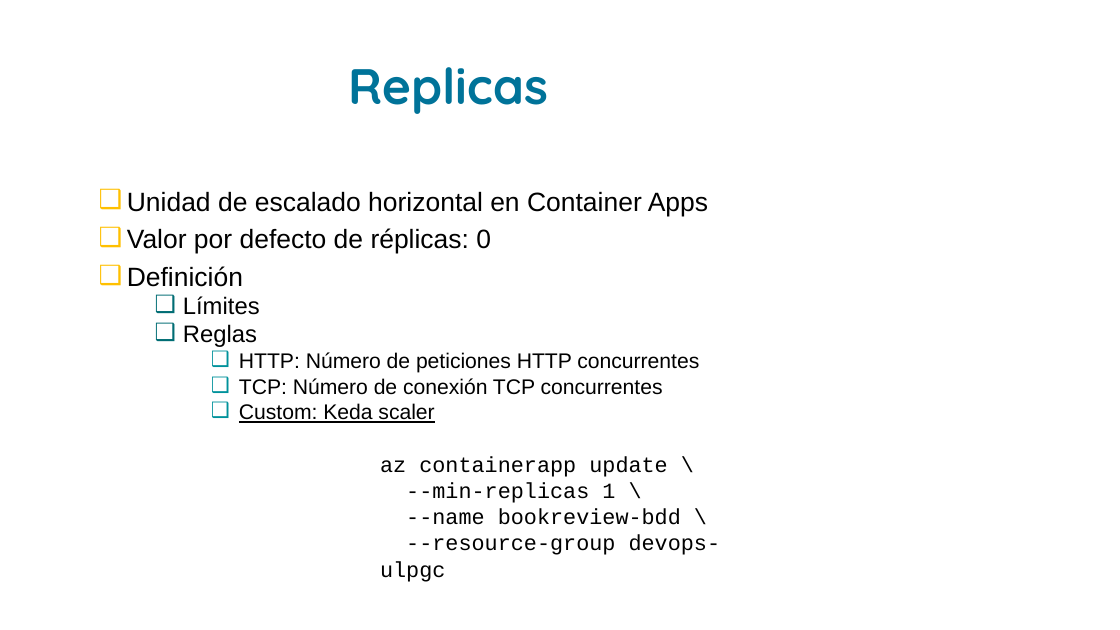
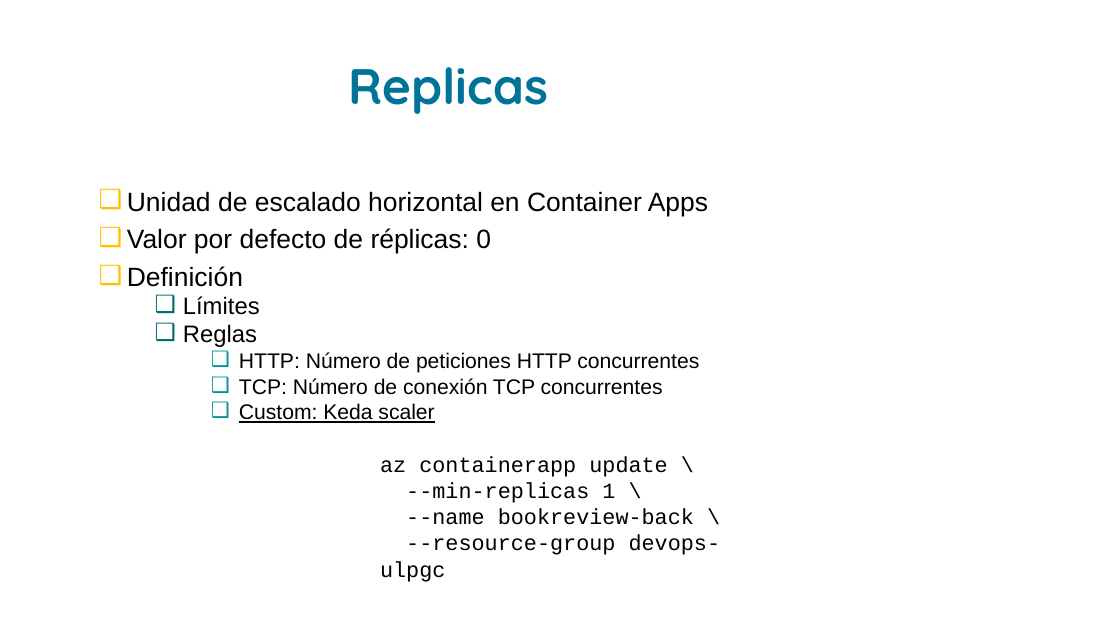
Before and after one commit to grupoinetel/curso-devops-ulpgc, a slide deck: slide 42 of ppt/container_apps-devops-ulpgc.pptx (slide 40 before the commit). Drawn at 1120x630 pixels with LibreOffice and Linux fonts; fonts in the diff are those of the drawing; background and template pictures are left out. Boxes give left, top, right and bottom in pixels: in the first picture for what was removed or moved away, otherwise in the second. Text is boxed around its words. In the diff, an @@ line names an element or a change of style, - is before the commit and + after.

```diff
--- a/ppt/container_apps-devops-ulpgc.pptx
+++ b/ppt/container_apps-devops-ulpgc.pptx
@@ text at (x1=406, y1=509, x2=694, y2=525): text changed @@
---name bookreview-bdd \
+--name bookreview-back \
```
Also in this commit, not shown: 8 other slides changed, 2 slides added, 1 other file.
